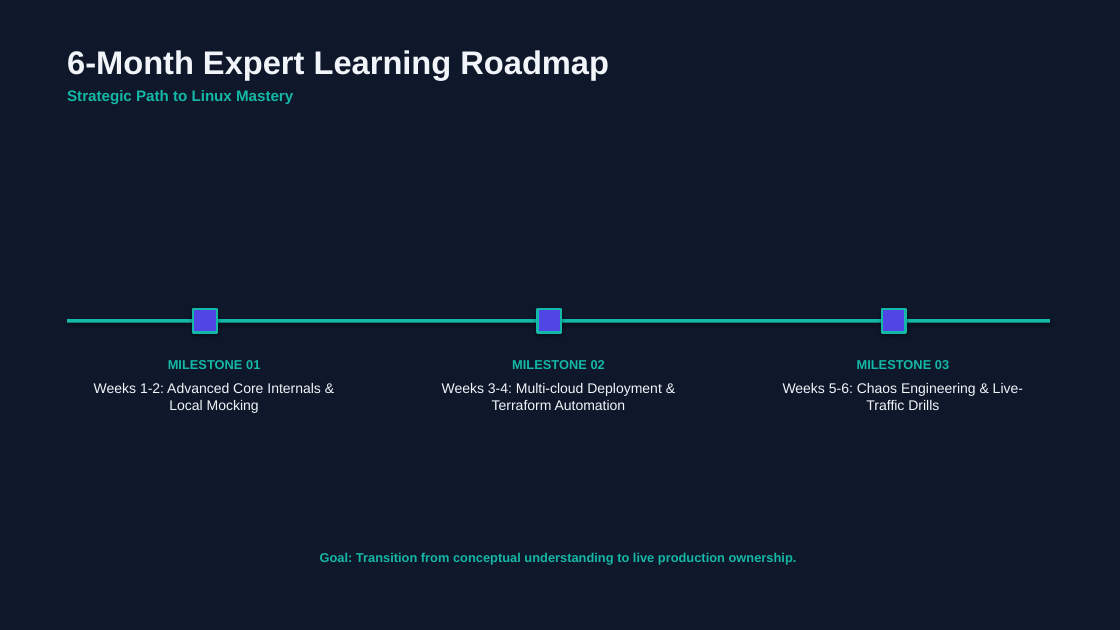
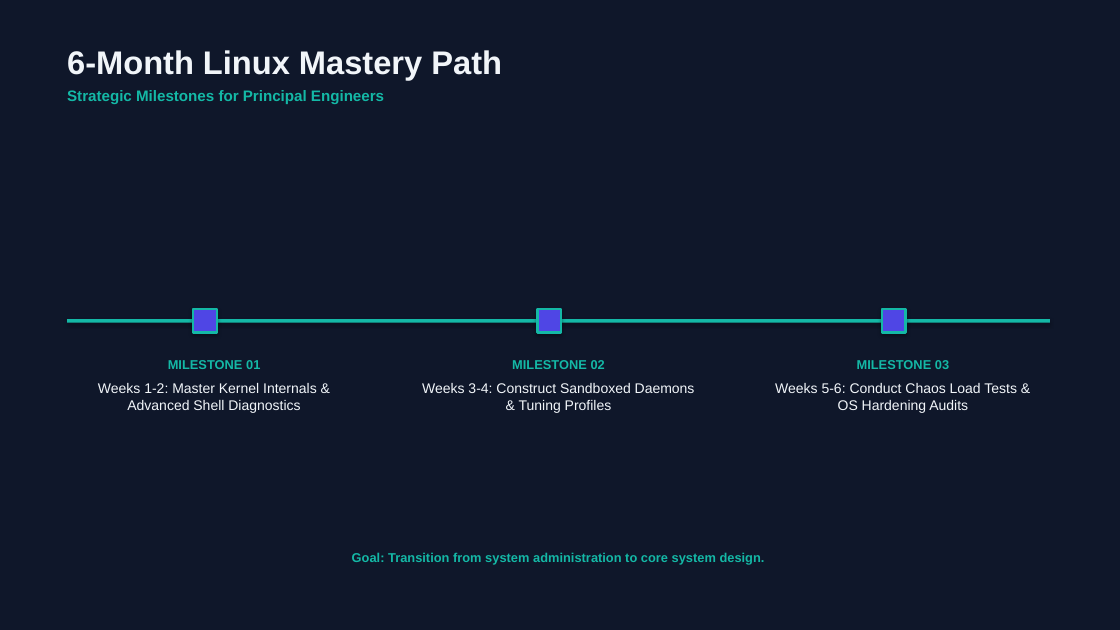
Before and after one commit to Ashu1896/devops_learning_pipeline, a slide deck: slide 5 of linux/presentation/linux.pptx. Drawn at 1120x630 pixels with LibreOffice and Linux fonts; fonts in the diff are those of the drawing. Boxes give left, top, right and bottom in pixels: in the first picture for what was removed or moved away, otherwise in the second. Text is boxed around its words. In the diff, an @@ line names an element or a change of style, - is before the commit and + after.

Commit message:
Added DevOps Learning Content - Linux

```diff
--- a/linux/presentation/linux.pptx
+++ b/linux/presentation/linux.pptx
@@ text at box(67, 50, 502, 104): text changed; size 28 to 13 pt; text colour #F1F5F9 to #14B8A6 @@
-6-Month Expert Learning Roadmap
-Strategic Path to Linux Mastery
+6-Month Linux Mastery Path
+Strategic Milestones for Principal Engineers
@@ text at box(98, 383, 317, 413): text changed @@
-Weeks 1-2: Advanced Core Internals & Local Mocking
+Weeks 1-2: Master Kernel Internals & Advanced Shell Diagnostics
@@ text at box(422, 383, 695, 413): text changed @@
-Weeks 3-4: Multi-cloud Deployment & Terraform Automation
+Weeks 3-4: Construct Sandboxed Daemons & Tuning Profiles
@@ text at box(775, 383, 1017, 413): text changed @@
-Weeks 5-6: Chaos Engineering & Live-Traffic Drills
+Weeks 5-6: Conduct Chaos Load Tests & OS Hardening Audits
@@ text at box(352, 552, 765, 565): text changed @@
-Goal: Transition from conceptual understanding to live production ownership.
+Goal: Transition from system administration to core system design.
```
Also in this commit, not shown: 4 other slides changed, 5 other files.
